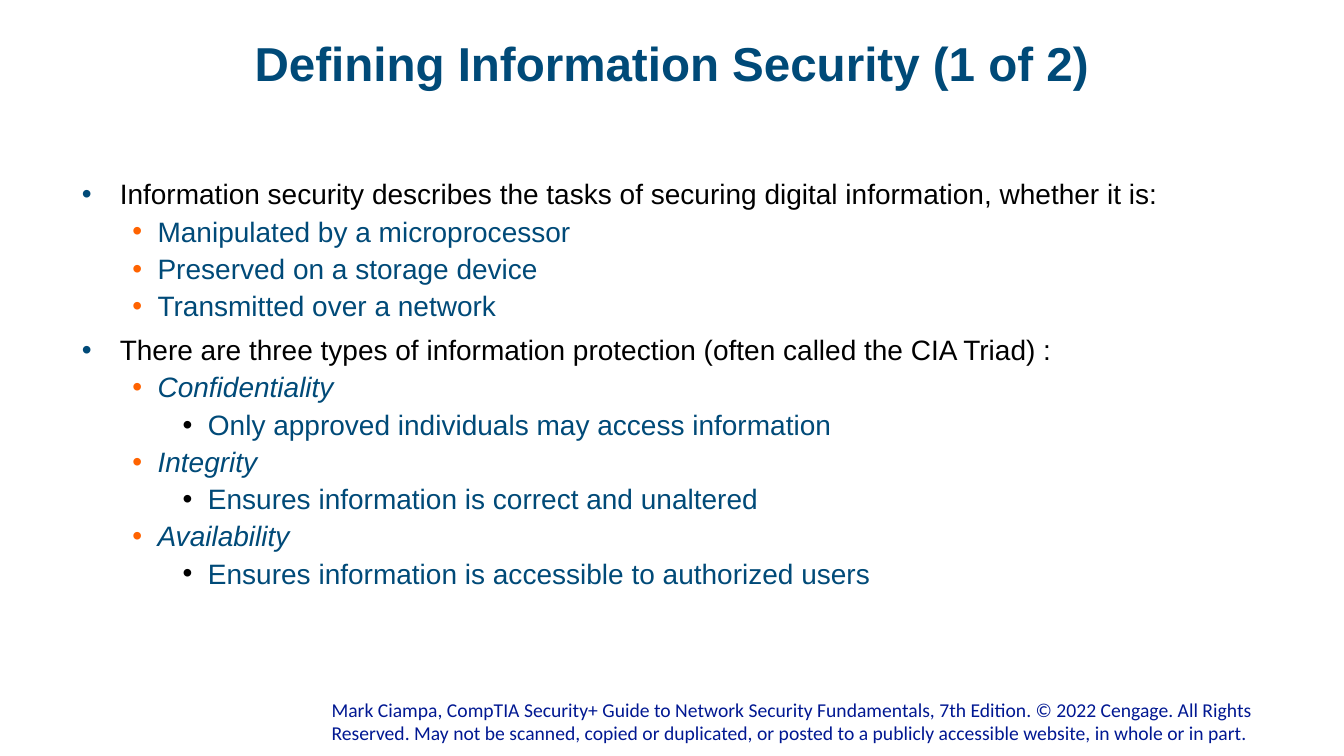
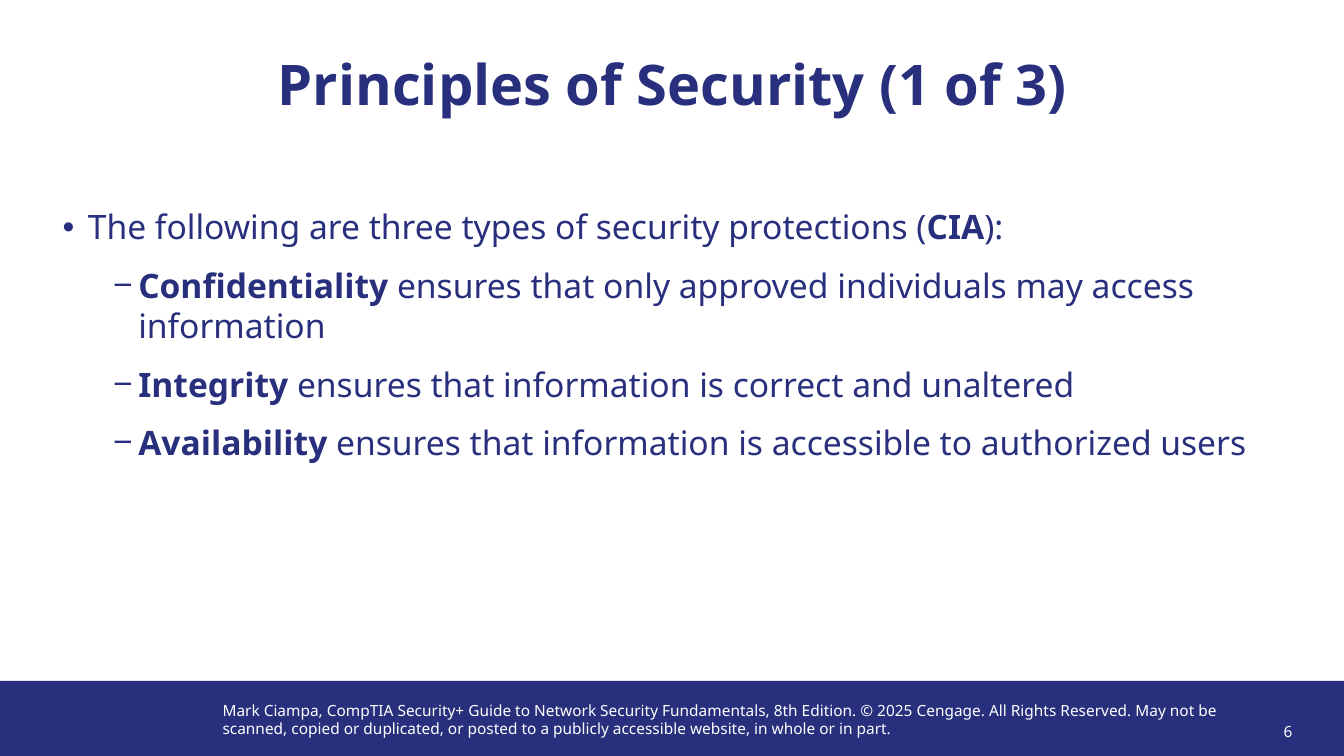
Before and after one commit to lcvp/troy-hust-university-resources, a slide deck: slide 6 of CS-4451/Modules/Hoang-Xuan-Tung/Module 1 (Introduction to Security).pptx (slide 5 before the commit). Drawn at 1344x756 pixels with LibreOffice and Linux fonts; fonts in the diff are those of the drawing; background and template pictures are left out. Boxes give left, top, right and bottom in pixels: in the first picture for what was removed or moved away, otherwise in the second. Text is boxed around its words. In the diff, an @@ line names an element or a change of style, - is before the commit and + after.

Commit message:
Add Week2 lab report, update slides, remove .keep
Add Week2 Practical Experience Report (Lab 2) for Hoang-Xuan-Tung under CS-4451/Assignments; update Module 1 (Introduction to Security) PPTX for Hoang-Xuan-Tung in CS-4451/Modules (binary changed); remove placeholder .keep from CS-4451/Assignments.

```diff
--- a/CS-4451/Modules/Hoang-Xuan-Tung/Module 1 (Introduction to Security).pptx
+++ b/CS-4451/Modules/Hoang-Xuan-Tung/Module 1 (Introduction to Security).pptx
@@ title at (278, 62, 1067, 119): text changed; size 34 to 40 pt; font Arial to Noto Sans; text colour #004A78 to #282F7C @@
-Defining Information Security (1 of 2)
+Principles of Security (1 of 3)
@@ text at (88, 213, 1246, 463): text changed; size 20 to 24 pt; font Arial to Noto Sans; text colour #004A78 to #282F7C @@
-• Information security describes the tasks of securing digital information, whether it is:
-  • Manipulated by a microprocessor
-  • Preserved on a storage device
-  • Transmitted over a network
-• There are three types of information protection (often called the CIA Triad) :
-  • Confidentiality
-    • Only approved individuals may access information
-  • Integrity
-    • Ensures information is correct and unaltered
-  • Availability
-    • Ensures information is accessible to authorized users
+• The following are three types of security protections (CIA):
+  − Confidentiality ensures that only approved individuals may access information
+  − Integrity ensures that information is correct and unaltered
+  − Availability ensures that information is accessible to authorized users
@@ rectangle added at (0, 682, 1344, 756), fill #282F7C @@
@@ text "Mark Ciampa, CompTIA Security+ Guide ..." at (223, 704, 1216, 738): vertical alignment bottom to top @@
@@ text at (223, 704, 1216, 738): text changed; size 14 to 11 pt; font Calibri to Noto Sans; text colour #011892 to #FFFFFF @@
-Mark Ciampa, CompTIA Security+ Guide to Network Security Fundamentals, 7th Edition. © 2022 Cengage. All Rights Reserved. May not be scanned, copied or duplicated, or posted to a publicly accessible website, in whole or in part.
+Mark Ciampa, CompTIA Security+ Guide to Network Security Fundamentals, 8th Edition. © 2025 Cengage. All Rights Reserved. May not be scanned, copied or duplicated, or posted to a publicly accessible website, in whole or in part.
@@ page number added at (1284, 726, 1293, 737), 11 pt, text #FFFFFF @@
+6
```
Also in this commit, not shown: 11 other slides changed, 30 slides added, 28 slides removed, 2 other files.
